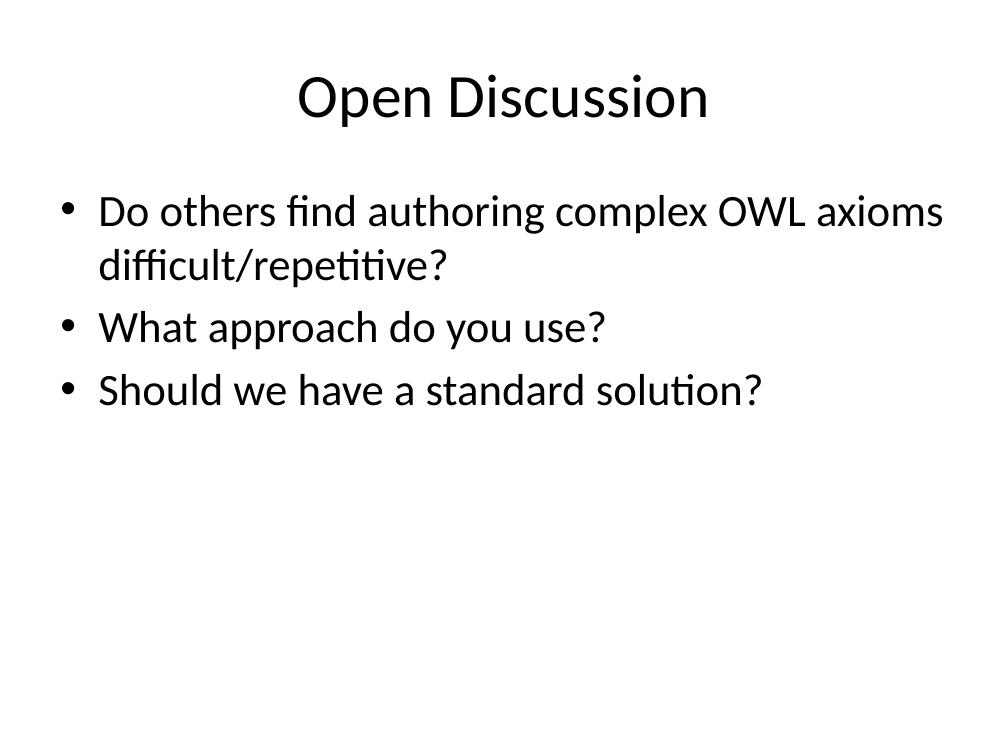
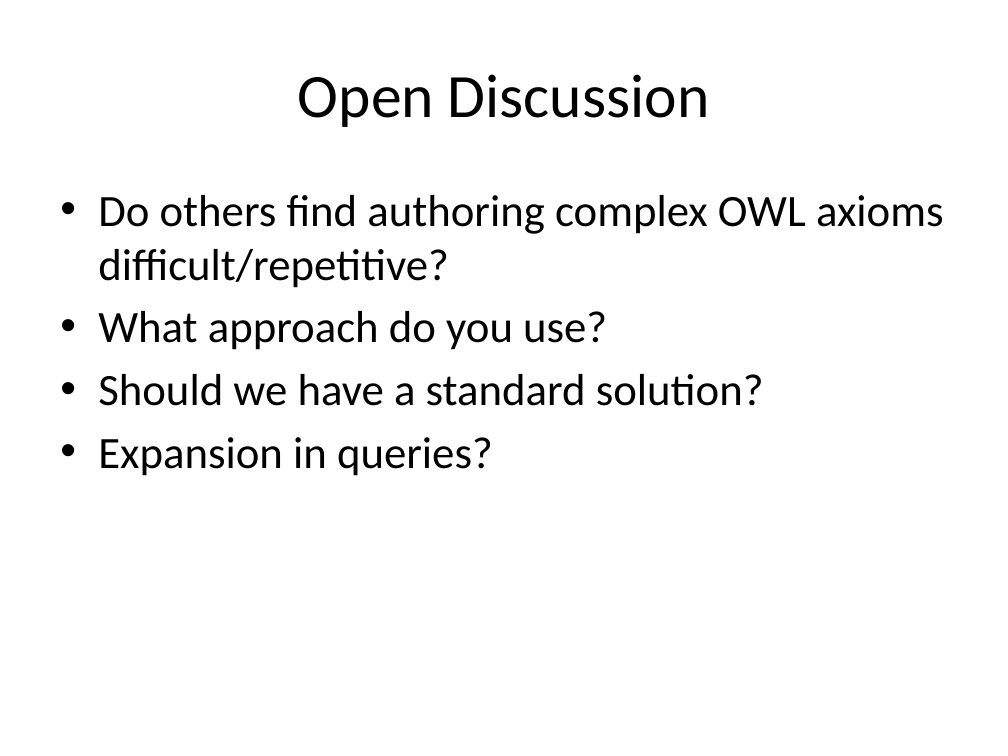
Before and after one commit to cmungall/obo2owl, a slide deck: slide 22 of papers/owled-macros-panel.pptx. Drawn at 1008x756 pixels with LibreOffice and Linux fonts; fonts in the diff are those of the drawing. Boxes give left, top, right and bottom in pixels: in the first picture for what was removed or moved away, otherwise in the second. Text is boxed around its words. In the diff, an @@ line names an element or a change of style, - is before the commit and + after.

```diff
--- a/papers/owled-macros-panel.pptx
+++ b/papers/owled-macros-panel.pptx
@@ text at (98,437,493,476): paragraph added @@
+• Expansion in queries?
```
Also in this commit, not shown: 5 other slides changed.
